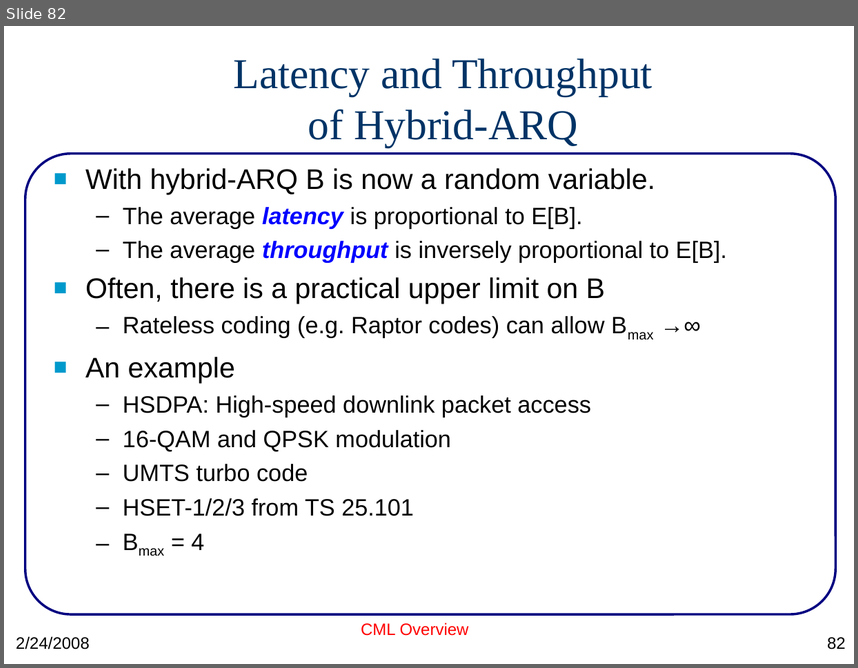
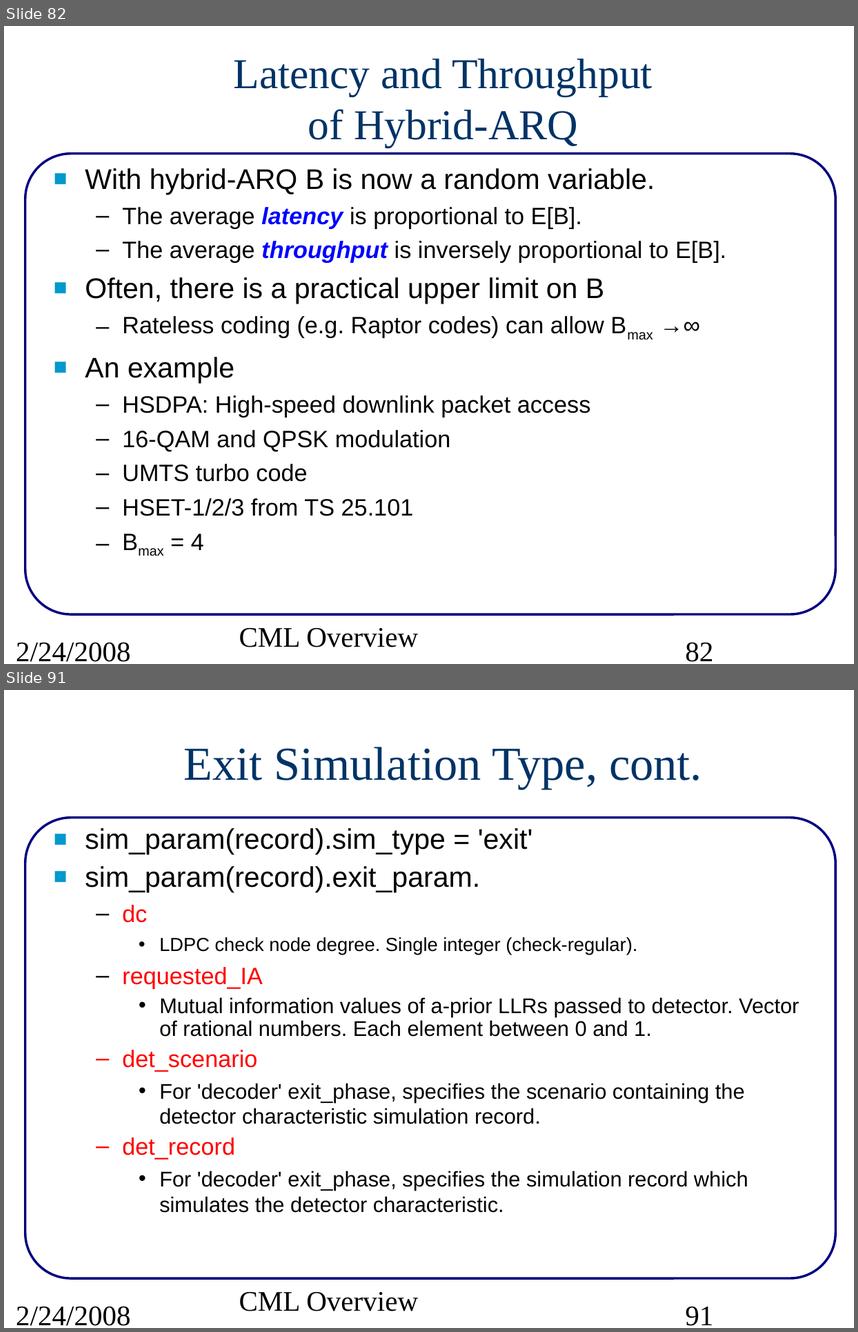
Before and after one commit to marcusmueller/iscml, a slide deck: pcs/projects/cml/doc/src/CMLoverview.ppt. Shown one above the other, each under a label of ours: slide 82 before the commit, slides 82 and 91 after it; the slides between them are not shown. The pictures are 858x668 and 858x1332 pixels, drawn with LibreOffice and Linux fonts; fonts in the diff are those of the drawing. Boxes give left, top, right and bottom in pixels: in the first picture for what was removed or moved away, otherwise in the second. Text is boxed around its words. In the diff, an @@ line names an element or a change of style, - is before the commit and + after.

Commit message:
fixed formatting in cml/doc/readme.pdf.  First draft of EXIT documentation in CMLoverview.ppt

```diff
--- a/pcs/projects/cml/doc/src/CMLoverview.ppt
+++ b/pcs/projects/cml/doc/src/CMLoverview.ppt
@@ slide 91 added at <box>4,690,854,1328</box>, background #FFFFFF; not listed: 1 template element that a slide beside it also shows @@
@@ title added at <box>184,747,702,789</box>, 40 pt, text #003366 @@
+Exit Simulation Type, cont.
@@ text added at <box>85,828,799,1212</box>, 18 pt, text #000000 @@
+■ sim_param(record).sim_type = 'exit'
+■ sim_param(record).exit_param.
+  – dc
+    • LDPC check node degree. Single integer (check-regular).
+  – requested_IA
+    • Mutual information values of a-prior LLRs passed to detector. Vector of rational numbers. Each element between 0 and 1.
+  – det_scenario
+    • For 'decoder' exit_phase, specifies the scenario containing the detector characteristic simulation record.
+  – det_record
+    • For 'decoder' exit_phase, specifies the simulation record which simulates the detector characteristic.
@@ text added at <box>16,1305,131,1325</box>, 24 pt, text #000000 @@
+2/24/2008
@@ text added at <box>239,1291,418,1311</box>, 24 pt, text #000000 @@
+CML Overview
@@ page number added at <box>685,1306,713,1325</box>, 24 pt, text #000000 @@
+91
@@ slide 82 changed as well @@
@@ text "With hybrid-ARQ B is now ..." at <box>85,168,726,550</box>: indent changed @@
@@ text "CML Overview" at <box>239,627,418,647</box>: size 14 to 24 pt, font Arial to Times New Roman, text colour #FF0000 to #000000; alignment centre to left; less space between paragraphs @@
@@ text "2/24/2008" at <box>16,641,131,661</box>: size 14 to 24 pt, font Arial to Times New Roman; less space between paragraphs @@
@@ page number at <box>685,641,713,661</box>: size 14 to 24 pt, font Arial to Times New Roman; alignment right to left; less space between paragraphs @@
```
Also in this commit, not shown: 83 other slides changed, 7 other slides added, 2 other files.
